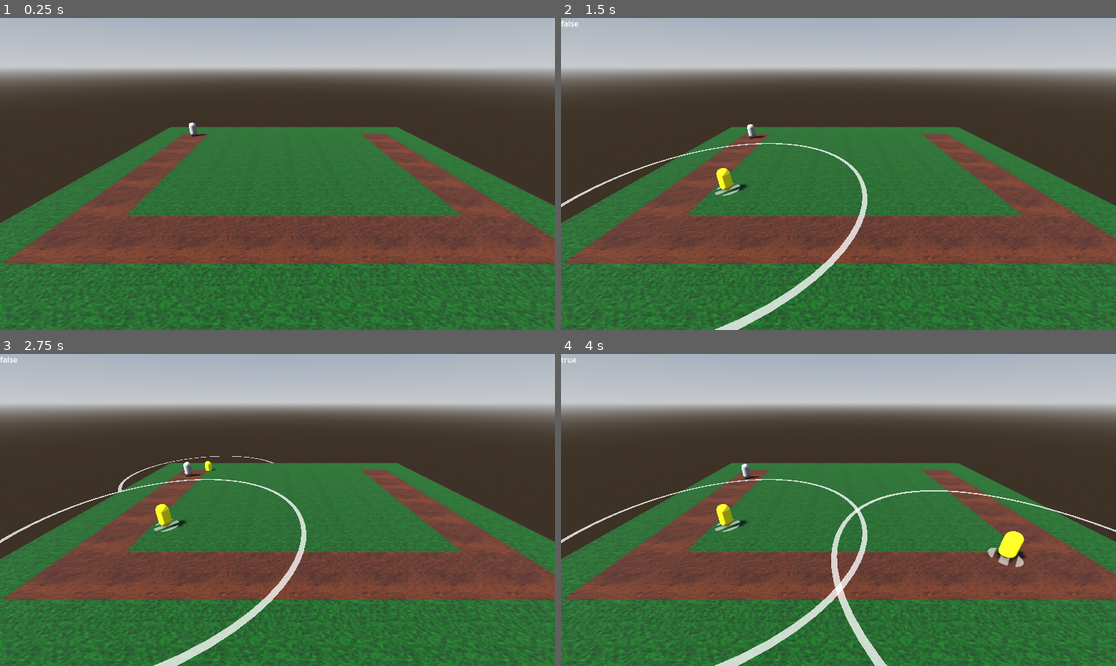
Above: before the commit, frames 1-4 (two rows, left to right).
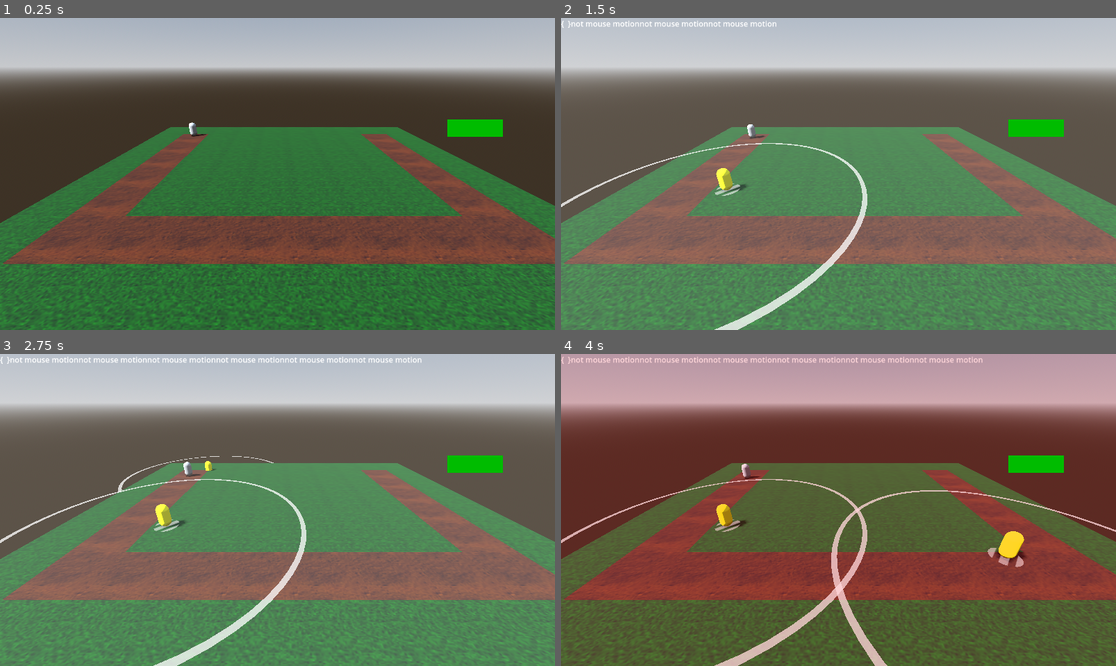
Above: after the commit, the same moments.

Repository: SirRight12/Godot-Tower-Defense
Game: Godot game, scene res://main.tscn
The game is run twice, just before and just after one commit, with the same random seed, the same clock (stepped at 60 frames per second) and the same inputs.
Inputs (mouse positions are in pixels of both pictures, inside the frame that each line leads up to):
- Up to frame 1 (0.25 s): no input
- Up to frame 2 (1.5 s): move the mouse to (960, 158) at 0.52 s; click (960, 158) at 0.6 s; tap 1 (select1) at 0.8, 1.35 s; move the mouse to (727, 189) at 1.27 s; click (727, 189) at 1.42 s
- Up to frame 3 (2.75 s): tap 2 (select2) at 1.55, 2.1 s; move the mouse to (333, 441) at 2.02 s; click (333, 441) at 2.17 s; tap 3 (select3) at 2.3 s
- Up to frame 4 (4 s): move the mouse to (810, 572) at 2.77 s; tap 3 (select3) at 2.85 s; click (810, 572) at 2.92 s; tap 4 (select4) at 3.05, 3.6 s; move the mouse to (1005, 556) at 3.52 s; click (1005, 556) at 3.67 s; tap 5 (select5) at 3.8 s

The runs differ from the first frame. In frame 1, 0.6% of the frame differs, in the area x 80-91%, y 32-39%; in frame 2, 80%; in frame 3, 80%; in frame 4, 83%, in the area x 0-100%, y 0-100%.
Error after the commit: Invalid assignment of property or key 'visible' with value of type 'bool' on a base object of type 'Nil'. (res://Raycast.gd:143)

Commit message:
work during day

Diff:
--- a/Base.gd
+++ b/Base.gd
@@ -1,7 +1,6 @@
 extends Node
 class_name Base
 @export var max_hp = 1
-@export var console:Console
 @export var temp_shield:int = 0
 @onready var current_temp_shield = temp_shield
 @onready var hp = max_hp
--- a/DamageTower.gd
+++ b/DamageTower.gd
@@ -5,9 +5,3 @@
 @export var attack_speed:float = 1
 func _ready():
 	pass
-func get_tower_util(util_name:String) -> Node3D:
-	return find_child(util_name)
-func show_range():
-	get_tower_util("Range").visible = true
-func hide_range():
-	get_tower_util("Range").visible = false
--- a/Raycast.gd
+++ b/Raycast.gd
@@ -1,18 +1,32 @@
 extends Camera3D
 @export var console:Console
+@export var filter_root:Control
+@export var follow_mouse:ColorRect
 @export var tower_1:PackedScene
 @export var tower_2:PackedScene
 @export var tower_3:PackedScene
 @export var tower_4:PackedScene
 @export var tower_5:PackedScene
-
+@onready var filter:ColorRect = filter_root.find_child("Filter")
+var can_place_color = Color(1.0,1.0,1.0,0.16)
+var can_not_place_color = Color(1.0,0.0,0.08,0.16)
 var place_holder_tower
 var current_selected
 var placeholder_visible = false
 var is_on_path = false
 var placeholder_position:Vector3
+var placed_tower = false
+var inspecting_tower = false
+var inspected_tower
+func set_filter(color:Color):
+	filter.color = color
+func show_filter():
+	filter.visible = true
+func hide_filter():
+	filter.visible = false
 func get_placeholder(tower_selected:PackedScene):
 	revoke_placeholder()
+	show_filter()
 	place_holder_tower = tower_selected.instantiate()
 	current_selected = tower_selected
 	get_parent_node_3d().add_child(place_holder_tower)
@@ -20,6 +34,7 @@
 	move_tower_to_mouse()
 func revoke_placeholder():
 	if !place_holder_tower: return
+	hide_filter()
 	current_selected = false
 	is_on_path = false
 	place_holder_tower.queue_free()
@@ -29,12 +44,16 @@
 	handle_move(event)
 	handle_tower_select(event)
 	handle_cancel(event)
-func cast() -> Dictionary:
+	handle_tower_pick(event)
+	handle_enemy_pick(event)
+func cast(mask:int =1) -> Dictionary:
 	var world = get_world_3d().direct_space_state
 	var mouse = get_viewport().get_mouse_position()
 	var from = project_ray_origin(mouse)
 	var to = from + project_ray_normal(mouse) * 1000
 	var query = PhysicsRayQueryParameters3D.create(from,to)
+	if mask:
+		query.set_collision_mask(mask)
 	var result = world.intersect_ray(query)
 	return result
 func handle_cast(event):
@@ -47,6 +66,7 @@
 		console.log_out("init")
 		console.log_ln()
 		var tower = current_selected.instantiate()
+		tower.hide_all()
 		console.log_out("tower instantiated!")
 		console.log_ln()
 		tower.set_position(placeholder_position)
@@ -57,6 +77,7 @@
 		console.log_ln()
 		get_parent_node_3d().add_child(tower)
 		console.log_out("added to scene!")
+		placed_tower = true
 func handle_move(event):
 	if !place_holder_tower: return
 	if !event is InputEventMouseMotion: return
@@ -66,11 +87,11 @@
 	if !result:
 		is_on_path = true
 		return
-	console.log_clear()
-	console.log_out(result['collider'].is_in_group("path"))
 	if result['collider'].is_in_group("path"):
+		set_filter(can_not_place_color)
 		is_on_path = true
 	else:
+		set_filter(can_place_color)
 		is_on_path = false
 	place_holder_tower.set_position(result['position'])
 	placeholder_position = result['position']
@@ -88,3 +109,38 @@
 func handle_cancel(event):
 	if !event.is_action_released("cancel"): return
 	revoke_placeholder()
+func handle_tower_pick(event):
+	if placed_tower:
+		placed_tower = false
+		return
+	if not event is InputEventMouseButton: return
+	if place_holder_tower:
+		return
+	if event.is_action_released("pick"):
+		var result = cast(2)
+		if !result:
+			inspected_tower.hide_all()
+			inspecting_tower = false
+			inspected_tower = false
+			return
+		if result['collider'].name != "TowerCollider":
+			return
+		if inspected_tower:
+			inspected_tower.hide_all()
+		var parent = result['collider'].get_parent_node_3d()
+		inspecting_tower = true
+		inspected_tower = parent
+
+
+func handle_enemy_pick(event):
+	if not event is InputEventMouseMotion:
+		console.log_out("not mouse motion")
+		return
+	var result = cast(4)
+	console.log_clear()
+	console.log_out(result)
+	if !result:
+		follow_mouse.visible = false
+		return
+	follow_mouse.visible = true
+	#follow_mouse.position = get_viewport().get_mouse_position()
--- a/Scout.tscn
+++ b/Scout.tscn
@@ -1,8 +1,7 @@
-[gd_scene load_steps=10 format=3 uid="uid://bhug5g0ojavct"]
+[gd_scene load_steps=6 format=3 uid="uid://bhug5g0ojavct"]
 
 [ext_resource type="Script" path="res://DamageTower.gd" id="1_dvomr"]
-[ext_resource type="Script" path="res://Range.gd" id="2_xxsb7"]
-[ext_resource type="Material" uid="uid://bjstrrm2wvbe1" path="res://deny-place-material.tres" id="3_srwwu"]
+[ext_resource type="PackedScene" uid="uid://clx7bg4kof7n2" path="res://tower_utils.tscn" id="2_ujq4i"]
 
 [sub_resource type="StandardMaterial3D" id="StandardMaterial3D_p1bai"]
 albedo_color = Color(1, 1, 0, 1)
@@ -12,66 +11,25 @@
 radius = 0.125
 height = 0.5
 
-[sub_resource type="CylinderShape3D" id="CylinderShape3D_nyyw0"]
-height = 0.001
-radius = 3.0
-
-[sub_resource type="StandardMaterial3D" id="StandardMaterial3D_6hhwj"]
-transparency = 1
-albedo_color = Color(1, 1, 1, 0.768627)
-emission_enabled = true
-emission = Color(1, 1, 1, 1)
-
-[sub_resource type="CylinderShape3D" id="CylinderShape3D_lk405"]
-height = 0.001
-radius = 0.25
-
-[sub_resource type="CylinderMesh" id="CylinderMesh_palw3"]
-material = ExtResource("3_srwwu")
-top_radius = 0.25
-bottom_radius = 0.25
-height = 0.001
+[sub_resource type="CapsuleShape3D" id="CapsuleShape3D_8io4t"]
+radius = 0.125
+height = 0.5
 
 [node name="DamageTower" type="Node3D"]
 script = ExtResource("1_dvomr")
 
-[node name="Node3D" type="Node3D" parent="."]
+[node name="Tower" type="Node3D" parent="."]
 transform = Transform3D(1, 0, 0, 0, 1, 0, 0, 0, 1, 0, 0.25, 0)
 
-[node name="MeshInstance3D" type="MeshInstance3D" parent="Node3D"]
+[node name="MeshInstance3D" type="MeshInstance3D" parent="Tower"]
 mesh = SubResource("CapsuleMesh_mqbjm")
 
-[node name="Range" type="Area3D" parent="."]
-transform = Transform3D(1, 0, 0, 0, 1, 0, 0, 0, 1, 0, 0.01, 0)
-script = ExtResource("2_xxsb7")
+[node name="TowerCollider" type="StaticBody3D" parent="."]
+transform = Transform3D(1, 0, 0, 0, 1, 0, 0, 0, 1, 0, 0.25, 0)
+collision_layer = 2
+collision_mask = 2
 
-[node name="CollisionShape3D" type="CollisionShape3D" parent="Range"]
-shape = SubResource("CylinderShape3D_nyyw0")
+[node name="CollisionShape3D" type="CollisionShape3D" parent="TowerCollider"]
+shape = SubResource("CapsuleShape3D_8io4t")
 
-[node name="CSGCombiner3D" type="CSGCombiner3D" parent="Range"]
-
-[node name="CSGCylinder3D" type="CSGCylinder3D" parent="Range/CSGCombiner3D"]
-cast_shadow = 0
-radius = 3.0
-height = 0.001
-sides = 64
-material = SubResource("StandardMaterial3D_6hhwj")
-
-[node name="CSGCylinder3D2" type="CSGCylinder3D" parent="Range/CSGCombiner3D"]
-cast_shadow = 0
-operation = 2
-radius = 2.9
-height = 0.001
-sides = 64
-material = SubResource("StandardMaterial3D_6hhwj")
-
-[node name="DenyPlace" type="Area3D" parent="."]
-collision_layer = 4
-collision_mask = 4
-
-[node name="CollisionShape3D" type="CollisionShape3D" parent="DenyPlace"]
-shape = SubResource("CylinderShape3D_lk405")
-
-[node name="MeshInstance3D" type="MeshInstance3D" parent="DenyPlace"]
-cast_shadow = 0
-mesh = SubResource("CylinderMesh_palw3")
+[node name="TowerUtils" parent="." instance=ExtResource("2_ujq4i")]
--- a/Tower.gd
+++ b/Tower.gd
@@ -4,10 +4,22 @@
 @export var range:float = 1.0
 @export var cost:int = 100
 @export var upgrades:Array[Upgrade]
-
+@onready var utils = find_child("TowerUtils")
+func _ready():
+	add_to_group("tower")
 func get_tower_util(util_name:String) -> Node3D:
-	return find_child(util_name)
+	return utils.find_child(util_name)
 func show_range():
 	get_tower_util("Range").visible = true
 func hide_range():
 	get_tower_util("Range").visible = false
+func show_deny_place():
+	get_tower_util("DenyPlace").visible = true
+func hide_deny_place():
+	get_tower_util("DenyPlace").visible = false
+func show_all():
+	show_range()
+	show_deny_place()
+func hide_all():
+	hide_range()
+	hide_deny_place()
--- a/WaveManager.gd
+++ b/WaveManager.gd
@@ -9,8 +9,8 @@
 var waves:Array
 var enemies_left
 func _ready():
-	#remove later
 	time_scale_manager = get_parent().find_child("TimeScaleManager")
+	#remove later in favor of a UI start button
 	start_waves()
 func start_waves():
 	waves = current_game_mode.unpack_waves()
@@ -26,7 +26,7 @@
 		await timeout(time_scale_manager.div(delay),true)
 		var spawned_enemy = enemy_types[type].instantiate()
 		spawned_enemy.achieved_goal.connect(enemy_die)
-		parent.call_deferred("add_child",spawned_enemy)
+		parent.add_child(spawned_enemy)
 func check_wave_over():
 	if enemies_left <= 0:
 		current_wave += 1
--- a/basic.tscn
+++ b/basic.tscn
@@ -10,17 +10,30 @@
 radius = 0.125
 height = 0.5
 
+[sub_resource type="CapsuleShape3D" id="CapsuleShape3D_q4jkf"]
+radius = 0.125
+height = 0.5
+
 [node name="PathHealthEntity" type="Node3D"]
 script = ExtResource("1_8jmye")
 
-[node name="Stuff" type="Node3D" parent="."]
+[node name="Entity" type="Node3D" parent="."]
 transform = Transform3D(1, 0, 0, 0, 1, 0, 0, 0, 1, 0, 0.4, 0)
 
-[node name="MeshInstance3D" type="MeshInstance3D" parent="Stuff"]
+[node name="MeshInstance3D" type="MeshInstance3D" parent="Entity"]
 mesh = SubResource("CapsuleMesh_j6tpj")
 skeleton = NodePath("../..")
 
-[node name="Area3D" type="Area3D" parent="Stuff"]
+[node name="Hitbox" type="Area3D" parent="."]
+transform = Transform3D(1, 0, 0, 0, 1, 0, 0, 0, 1, 0, 0.4, 0)
 
-[node name="CollisionShape3D" type="CollisionShape3D" parent="Stuff/Area3D"]
+[node name="CollisionShape3D" type="CollisionShape3D" parent="Hitbox"]
 shape = SubResource("CapsuleShape3D_6cr5x")
+
+[node name="EnemyPicker" type="StaticBody3D" parent="."]
+transform = Transform3D(1, 0, 0, 0, 1, 0, 0, 0, 1, 0, 0.4, 0)
+collision_layer = 8
+collision_mask = 8
+
+[node name="CollisionShape3D" type="CollisionShape3D" parent="EnemyPicker"]
+shape = SubResource("CapsuleShape3D_q4jkf")
--- /dev/null
+++ b/camera_filter.tscn
@@ -0,0 +1,17 @@
+[gd_scene format=3 uid="uid://13owcifnhg10"]
+
+[node name="Control" type="Control"]
+layout_mode = 3
+anchors_preset = 15
+anchor_right = 1.0
+anchor_bottom = 1.0
+grow_horizontal = 2
+grow_vertical = 2
+
+[node name="Filter" type="ColorRect" parent="."]
+visible = false
+layout_mode = 0
+offset_right = 1152.0
+offset_bottom = 648.0
+mouse_filter = 2
+color = Color(1, 0, 0.0862745, 0.164706)
--- /dev/null
+++ b/game_manager.tscn
@@ -0,0 +1,26 @@
+[gd_scene load_steps=7 format=3 uid="uid://6i6yh1tiycmt"]
+
+[ext_resource type="Script" path="res://Base.gd" id="1_asqr1"]
+[ext_resource type="Script" path="res://TimeScale.gd" id="2_r60f2"]
+[ext_resource type="Script" path="res://WaveManager.gd" id="3_sjgfr"]
+[ext_resource type="PackedScene" uid="uid://db1xxjnsoxss6" path="res://basic.tscn" id="4_qnt7u"]
+[ext_resource type="PackedScene" uid="uid://mm0hhwjfr6v2" path="res://speedy.tscn" id="5_hsbw5"]
+[ext_resource type="PackedScene" uid="uid://bc2nx44jw4f0n" path="res://easy_mode.tscn" id="6_i2gm1"]
+
+[node name="Node3D" type="Node3D"]
+
+[node name="Base" type="Node" parent="."]
+script = ExtResource("1_asqr1")
+max_hp = 100
+temp_shield = 5
+
+[node name="TimeScaleManager" type="Node" parent="."]
+script = ExtResource("2_r60f2")
+
+[node name="WaveManager" type="Node" parent="." node_paths=PackedStringArray("current_game_mode")]
+script = ExtResource("3_sjgfr")
+current_game_mode = NodePath("../Easy")
+basic = ExtResource("4_qnt7u")
+speedy = ExtResource("5_hsbw5")
+
+[node name="Easy" parent="." instance=ExtResource("6_i2gm1")]
--- a/main.tscn
+++ b/main.tscn
@@ -10,6 +10,7 @@
 [ext_resource type="PackedScene" uid="uid://bc2nx44jw4f0n" path="res://easy_mode.tscn" id="6_bcsvp"]
 [ext_resource type="Script" path="res://WaveManager.gd" id="6_sqo0v"]
 [ext_resource type="PackedScene" uid="uid://mm0hhwjfr6v2" path="res://speedy.tscn" id="7_lhytt"]
+[ext_resource type="PackedScene" uid="uid://13owcifnhg10" path="res://camera_filter.tscn" id="11_gienb"]
 
 [sub_resource type="Curve3D" id="Curve3D_2hm1b"]
 _data = {
@@ -41,10 +42,11 @@
 loop = false
 tilt_enabled = false
 
-[node name="Camera3D" type="Camera3D" parent="." node_paths=PackedStringArray("console")]
+[node name="Camera3D" type="Camera3D" parent="." node_paths=PackedStringArray("console", "filter_root")]
 transform = Transform3D(1, 0, 0, 0, 0.884581, 0.466387, 0, -0.466387, 0.884581, 2.71098, 2.49812, 7.85196)
 script = ExtResource("1_rp8mg")
 console = NodePath("../Console")
+filter_root = NodePath("../Control")
 tower_1 = ExtResource("2_6v55k")
 tower_2 = ExtResource("2_6v55k")
 tower_3 = ExtResource("2_6v55k")
@@ -74,16 +76,23 @@
 transform = Transform3D(0.470701, 0.580386, -0.664524, 0.140116, 0.694448, 0.705769, 0.871096, -0.425317, 0.245556, -7.13201, 1.42291, 5.33234)
 shadow_enabled = true
 
-[node name="Base" type="Node" parent="." node_paths=PackedStringArray("console")]
-script = ExtResource("3_ng37n")
-max_hp = 100
-console = NodePath("../Console")
-temp_shield = 5
-
 [node name="Console" type="Label" parent="."]
 offset_right = 40.0
 offset_bottom = 23.0
 script = ExtResource("4_yyfi0")
+
+[node name="Control" parent="." instance=ExtResource("11_gienb")]
+anchors_preset = 0
+anchor_right = 0.0
+anchor_bottom = 0.0
+grow_horizontal = 1
+grow_vertical = 1
+mouse_filter = 2
+
+[node name="Base" type="Node" parent="."]
+script = ExtResource("3_ng37n")
+max_hp = 100
+temp_shield = 5
 
 [node name="TimeScaleManager" type="Node" parent="."]
 script = ExtResource("5_x0t1g")
@@ -95,3 +104,10 @@
 speedy = ExtResource("7_lhytt")
 
 [node name="Easy" parent="." instance=ExtResource("6_bcsvp")]
+
+[node name="FollowMouse" type="ColorRect" parent="."]
+offset_left = 928.0
+offset_top = 211.0
+offset_right = 1044.0
+offset_bottom = 247.0
+color = Color(0, 0.737255, 0, 1)
--- a/project.godot
+++ b/project.godot
@@ -56,7 +56,4 @@
 [layer_names]
 
 3d_physics/layer_3="Deny Placement"
-
-[rendering]
-
-renderer/rendering_method="gl_compatibility"
+3d_physics/layer_4="Enemy Picking"
--- a/speedy.tscn
+++ b/speedy.tscn
@@ -14,18 +14,30 @@
 radius = 0.125
 height = 0.5
 
+[sub_resource type="CapsuleShape3D" id="CapsuleShape3D_66iin"]
+radius = 0.125
+height = 0.5
+
 [node name="PathHealthEntity" type="Node3D"]
 script = ExtResource("1_odj4j")
 speed = 1.5
 
-[node name="Node3D" type="Node3D" parent="."]
+[node name="Entity" type="Node3D" parent="."]
 transform = Transform3D(1, 0, 0, 0, 1, 0, 0, 0, 1, 0, 0.4, 0)
 
-[node name="MeshInstance3D" type="MeshInstance3D" parent="Node3D"]
+[node name="MeshInstance3D" type="MeshInstance3D" parent="Entity"]
 mesh = SubResource("CapsuleMesh_gslu5")
 skeleton = NodePath("../..")
 
-[node name="Area3D" type="Area3D" parent="Node3D"]
+[node name="Hitbox" type="Area3D" parent="Entity"]
 
-[node name="CollisionShape3D" type="CollisionShape3D" parent="Node3D/Area3D"]
+[node name="CollisionShape3D" type="CollisionShape3D" parent="Entity/Hitbox"]
 shape = SubResource("CapsuleShape3D_18ct4")
+
+[node name="EnemyPicker" type="StaticBody3D" parent="."]
+collision_layer = 8
+collision_mask = 8
+
+[node name="CollisionShape3D" type="CollisionShape3D" parent="EnemyPicker"]
+transform = Transform3D(1, 0, 0, 0, 1, 0, 0, 0, 1, 0, 0.4, 0)
+shape = SubResource("CapsuleShape3D_66iin")
--- /dev/null
+++ b/tower_utils.tscn
@@ -0,0 +1,61 @@
+[gd_scene load_steps=7 format=3 uid="uid://clx7bg4kof7n2"]
+
+[ext_resource type="Script" path="res://Range.gd" id="1_nr22f"]
+[ext_resource type="Material" uid="uid://bjstrrm2wvbe1" path="res://deny-place-material.tres" id="2_uvwlv"]
+
+[sub_resource type="CylinderShape3D" id="CylinderShape3D_nyyw0"]
+height = 0.001
+radius = 3.0
+
+[sub_resource type="StandardMaterial3D" id="StandardMaterial3D_6hhwj"]
+transparency = 1
+albedo_color = Color(1, 1, 1, 0.768627)
+emission_enabled = true
+emission = Color(1, 1, 1, 1)
+
+[sub_resource type="CylinderShape3D" id="CylinderShape3D_lk405"]
+height = 0.001
+radius = 0.25
+
+[sub_resource type="CylinderMesh" id="CylinderMesh_palw3"]
+material = ExtResource("2_uvwlv")
+top_radius = 0.25
+bottom_radius = 0.25
+height = 0.001
+
+[node name="TowerUtils" type="Node3D"]
+
+[node name="Range" type="Area3D" parent="."]
+transform = Transform3D(1, 0, 0, 0, 1, 0, 0, 0, 1, 0, 0.01, 0)
+script = ExtResource("1_nr22f")
+
+[node name="CollisionShape3D" type="CollisionShape3D" parent="Range"]
+shape = SubResource("CylinderShape3D_nyyw0")
+
+[node name="CSGCombiner3D" type="CSGCombiner3D" parent="Range"]
+
+[node name="CSGCylinder3D" type="CSGCylinder3D" parent="Range/CSGCombiner3D"]
+cast_shadow = 0
+radius = 3.0
+height = 0.001
+sides = 64
+material = SubResource("StandardMaterial3D_6hhwj")
+
+[node name="CSGCylinder3D2" type="CSGCylinder3D" parent="Range/CSGCombiner3D"]
+cast_shadow = 0
+operation = 2
+radius = 2.9
+height = 0.001
+sides = 64
+material = SubResource("StandardMaterial3D_6hhwj")
+
+[node name="DenyPlace" type="Area3D" parent="."]
+collision_layer = 4
+collision_mask = 4
+
+[node name="CollisionShape3D" type="CollisionShape3D" parent="DenyPlace"]
+shape = SubResource("CylinderShape3D_lk405")
+
+[node name="MeshInstance3D" type="MeshInstance3D" parent="DenyPlace"]
+cast_shadow = 0
+mesh = SubResource("CylinderMesh_palw3")
Not shown: 1 places in basic.tscn that only renumber resources
Not shown: 1 places in main.tscn that only renumber resources
Not shown: 1 places in speedy.tscn that only renumber resources
Not shown: 4 places in tileset.tres that only renumber resources
